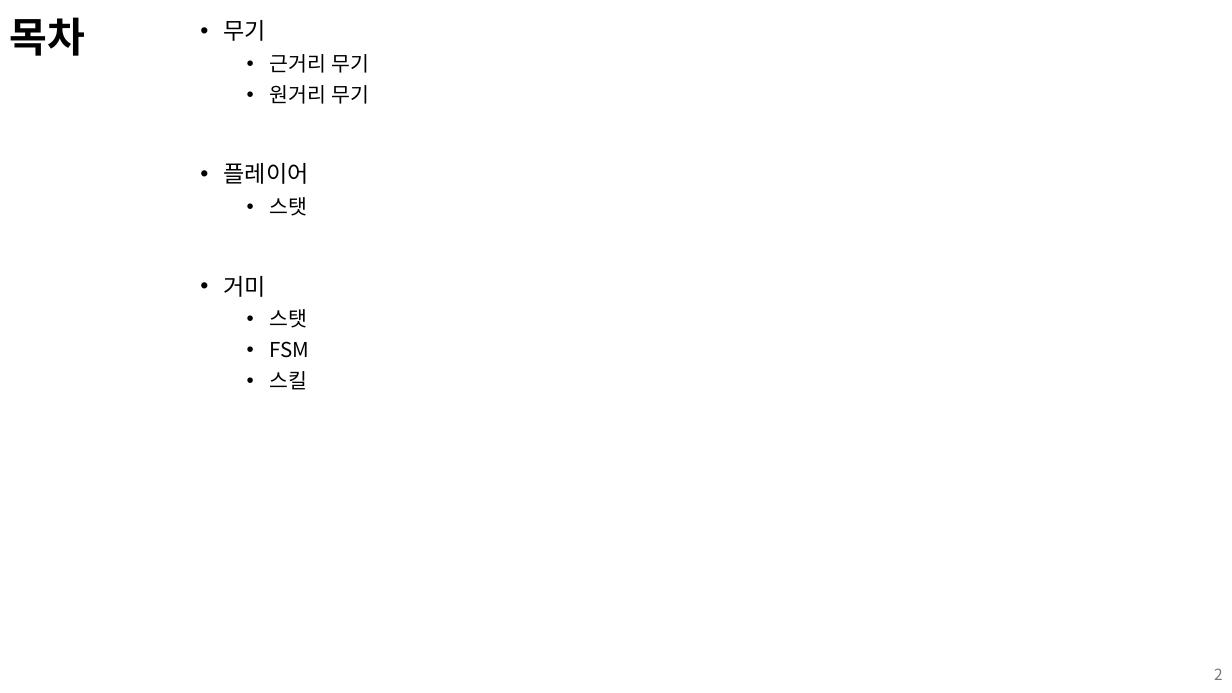
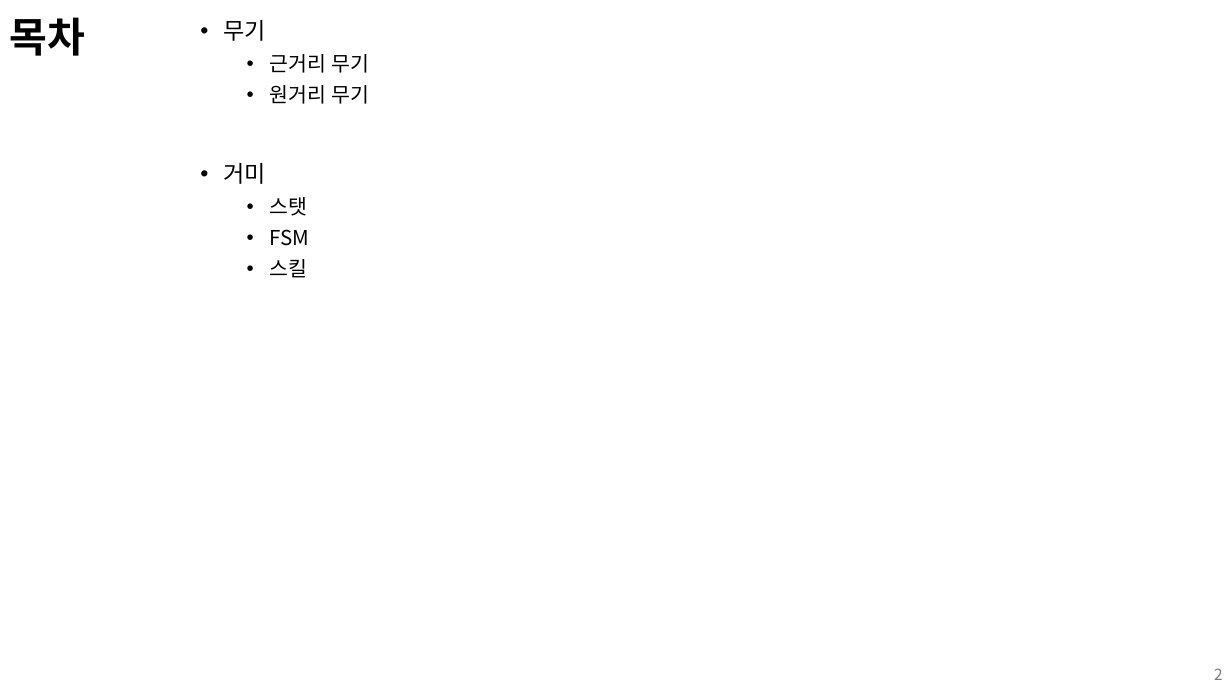
Before and after one commit to kimi5231/B1A2_project, a slide deck: slide 2 of 기획/전투 기획.pptx. Drawn at 1232x693 pixels with LibreOffice and Linux fonts; fonts in the diff are those of the drawing. Boxes give left, top, right and bottom in pixels: in the first picture for what was removed or moved away, otherwise in the second. Text is boxed around its words. In the diff, an @@ line names an element or a change of style, - is before the commit and + after.

Commit message:
플레이어 스탯 추가
- 플레이어 스탯 수정 및 값 추가
- 전투 기획에 있던 기존 스테이트 삭제 후 '플레이어_스탯, 스테이트' 문서로 옮김.

```diff
--- a/기획/전투 기획.pptx
+++ b/기획/전투 기획.pptx
@@ text at <box>224,163,309,216</box>: paragraphs removed @@
-• 플레이어
-  • 스탯
```
Also in this commit, not shown: 1 slide removed, 1 other file.
